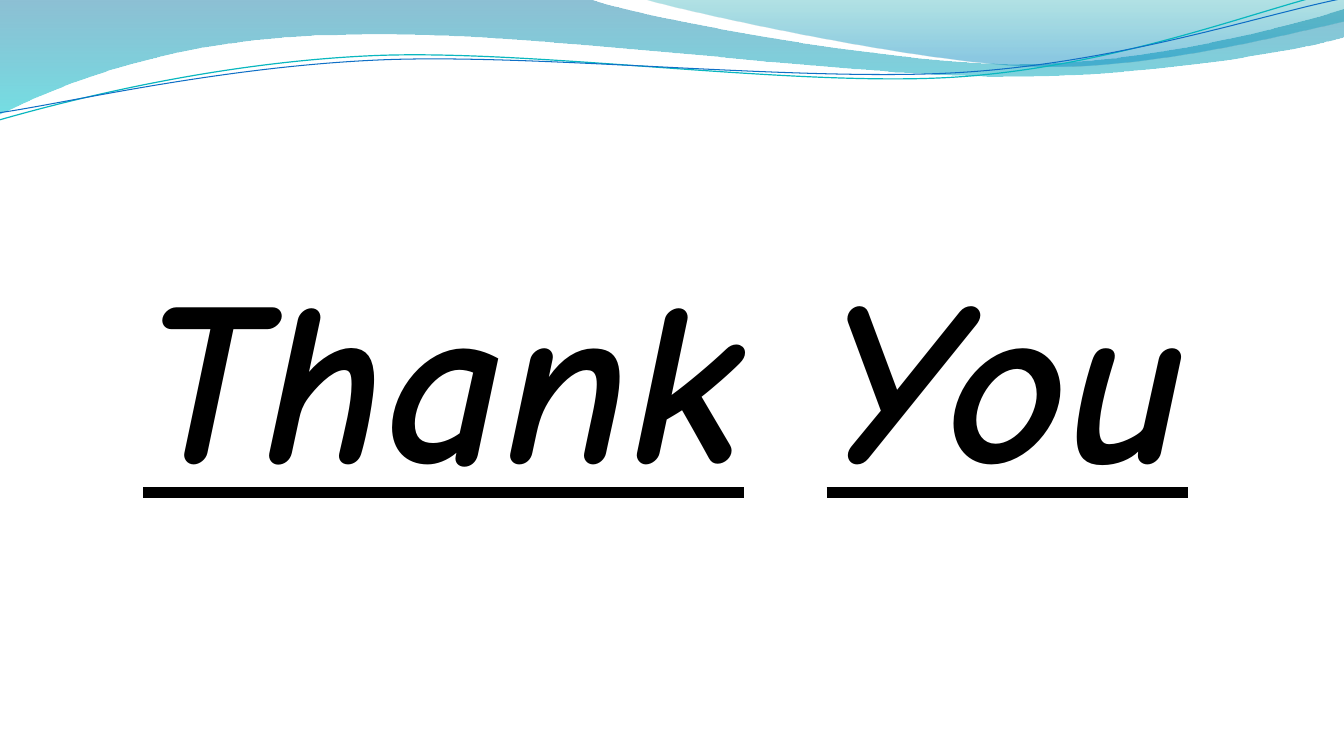
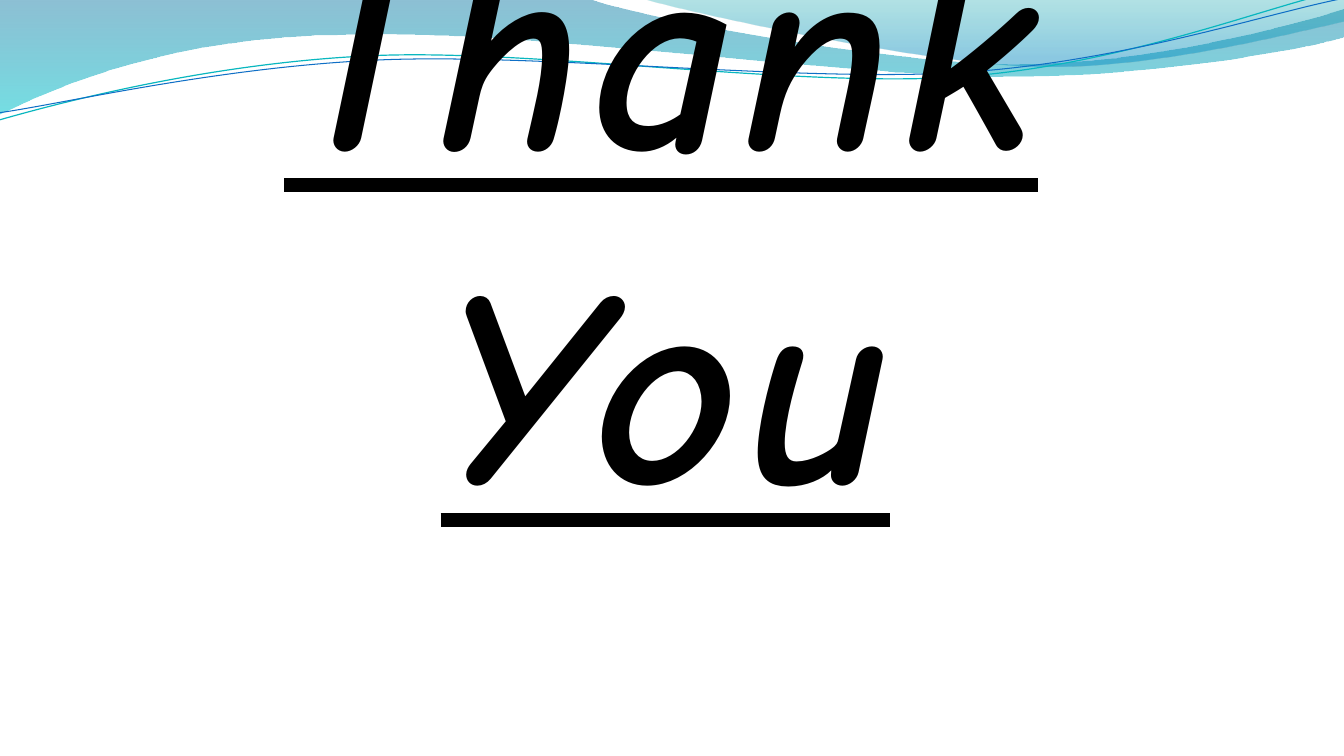
Before and after one commit to sheoranruns/Analytical-Dashboard, a slide deck: slide 15 of PPT/Data Analytics Dashboard.pptx. Drawn at 1344x756 pixels with LibreOffice and Linux fonts; fonts in the diff are those of the drawing; background and template pictures are left out. Boxes give left, top, right and bottom in pixels: in the first picture for what was removed or moved away, otherwise in the second. Text is boxed around its words. In the diff, an @@ line names an element or a change of style, - is before the commit and + after.

```diff
--- a/PPT/Data Analytics Dashboard.pptx
+++ b/PPT/Data Analytics Dashboard.pptx
@@ title "Thank You": place and size @@
-title "Thank You" at [143, 306, 1188, 498]
+title "Thank You" at [284, 0, 1037, 527]
@@ title "Thank You" at [284, 0, 1037, 527]: size 166 to 199 pt, letter spacing 0 to 6 pt @@
```
Also in this commit, not shown: 8 other slides changed, 1 slide added, 1 slide removed.
